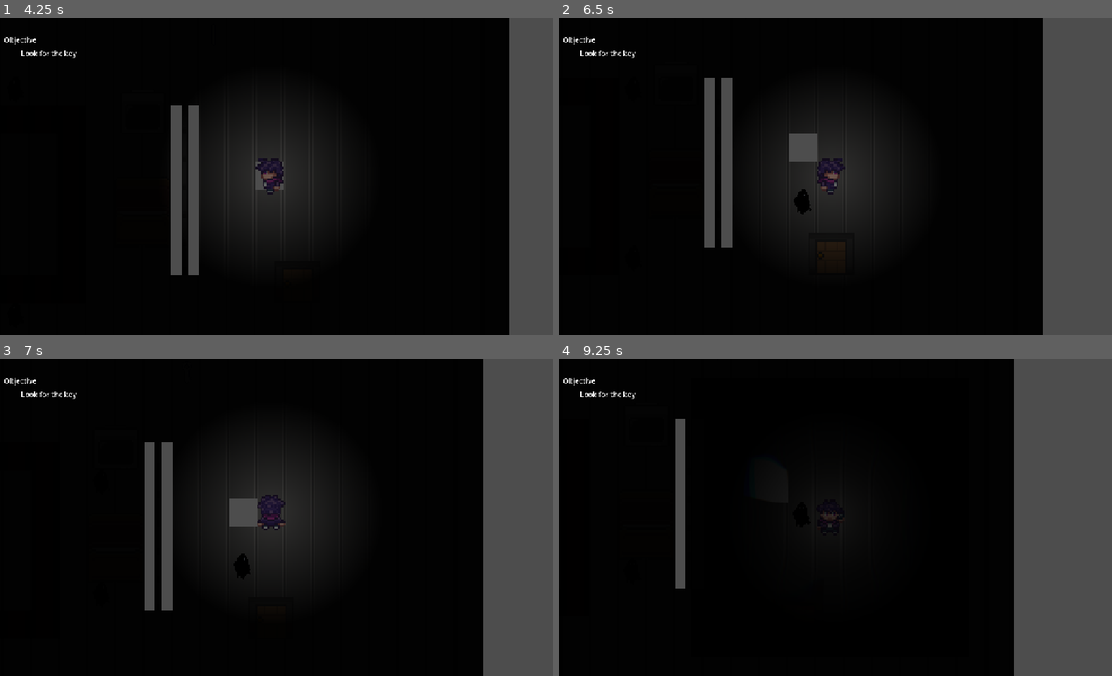
Above: before the commit, frames 1-4 (two rows, left to right).
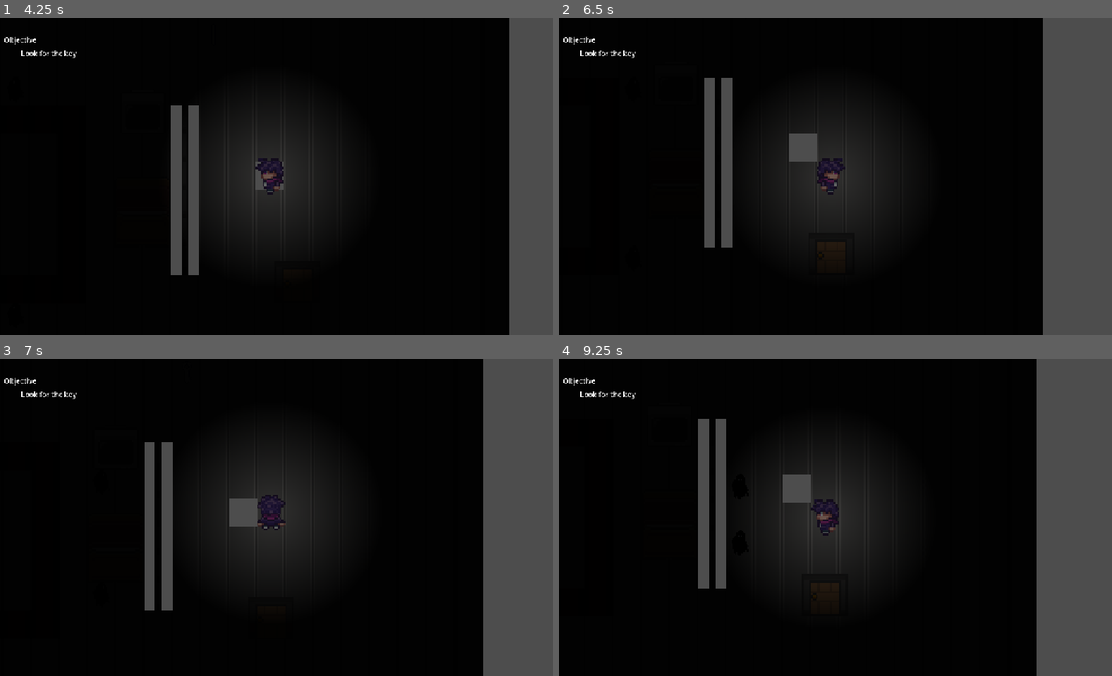
Above: after the commit, the same moments.

Repository: rstricke/Whistlefreeze52
Game: Godot game, scene res://scenes/main.tscn
Same seed, same stepped clock (60 frames per second), same inputs: the game is played once before the commit and once after it.
Inputs:
- Up to frame 1 (4.25 s): tap Enter at 0.5 s; hold D (move_right) 0.53-1.28 s; tap F (whistle) every 0.75 s from 0.6 to 3.6 s; hold S (move_down) 1.28-2.03 s; hold D (move_right) 2.03-2.78 s; hold W (move_up) 2.78-3.53 s; hold A (move_left) from 3.53 s (still down)
- Up to frame 2 (6.5 s): tap F (whistle) at 4.35, 5.1, 5.85 s; release A (move_left) at 5.03 s; hold S (move_down) 5.03-5.78 s; hold D (move_right) from 5.78 s (still down)
- Up to frame 3 (7 s): release D (move_right) at 6.53 s; hold W (move_up) from 6.53 s (still down); tap F (whistle) at 6.6 s
- Up to frame 4 (9.25 s): release W (move_up) at 7.28 s; hold D (move_right) 7.28-8.03 s; tap F (whistle) at 7.35, 8.1, 8.85 s; hold S (move_down) 8.03-8.78 s; hold A (move_left) from 8.78 s (still down)

Frame 1 is identical in both runs. In frame 2, 0.2% of the frame differs, in the area x 42-46%, y 54-62%; in frame 3, less than 0.1%; in frame 4, 9.8%, in the area x 21-87%, y 0-100%.

Commit message:
Add adjustable monster spawn chance when whistling

Diff:
--- a/game/scenes/main.tscn
+++ b/game/scenes/main.tscn
@@ -11140,6 +11140,7 @@
 lockedDoor = NodePath("DoorContainer/Locked")
 unlockedDoor = NodePath("DoorContainer/Unlocked")
 monsterScene = ExtResource("3_sugp2")
+monsterSpawnChance = 0.5
 
 [node name="CanvasGroup" type="CanvasGroup" parent="." unique_id=1633049487]
 
--- a/game/scripts/grid.gd
+++ b/game/scripts/grid.gd
@@ -13,6 +13,8 @@
 @export var unlockedDoor: TileMapLayer
 
 @export var monsterScene: PackedScene
+
+@export var monsterSpawnChance := 1.0
 
 var monsters: Array[Monster]
 var walls: Array[StaticBody2D]
@@ -120,12 +122,13 @@
 	return new_key
 
 func spawn_monster():
-	var pos = get_random_walkable_point()
-	var monster: Monster = monsterScene.instantiate() as Monster
-	monster.position = pos
-	find_child("Monsters").add_child(monster)
-	monster.cell_size = CELL_SIZE
-	monsters.append(monster)
+	if randf() >= monsterSpawnChance:
+		var pos = get_random_walkable_point()
+		var monster: Monster = monsterScene.instantiate() as Monster
+		monster.position = pos
+		find_child("Monsters").add_child(monster)
+		monster.cell_size = CELL_SIZE
+		monsters.append(monster)
 
 
 func get_random_walkable_point() -> Vector2:
